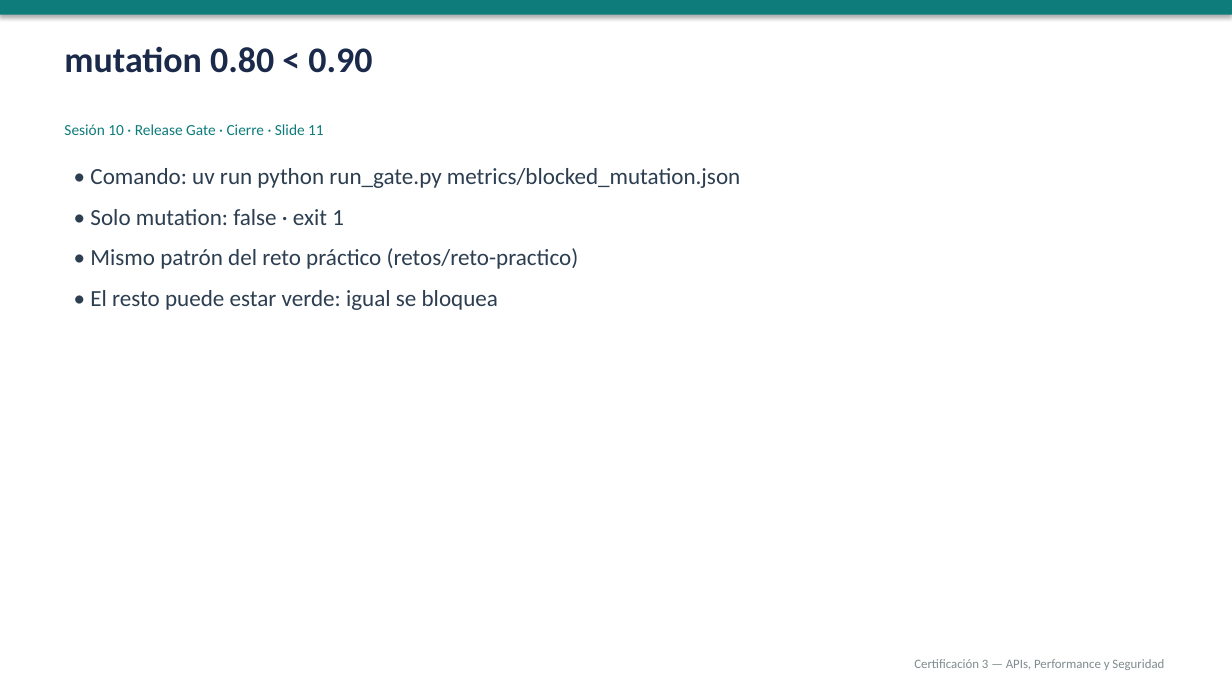
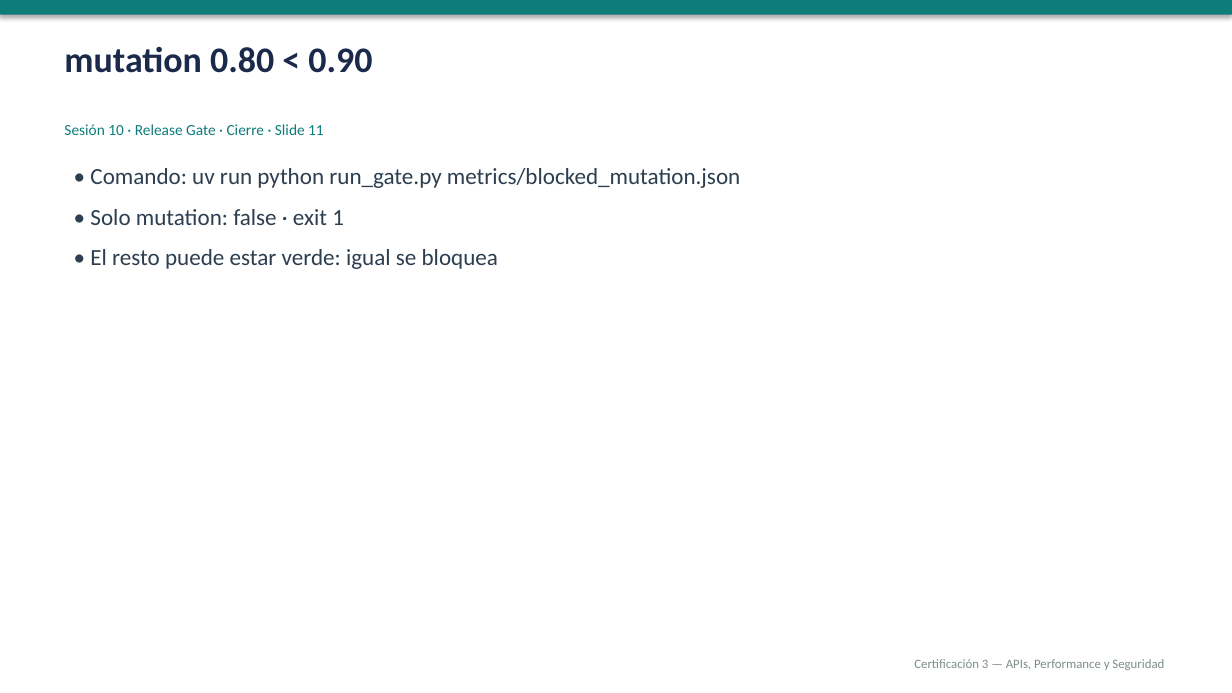
Before and after one commit to NelsonFlores1/Fork-curso_1, a slide deck: slide 14 of sesiones/sesion-10/sesion-10.pptx (slide 12 before the commit). Drawn at 1232x693 pixels with LibreOffice and Linux fonts; fonts in the diff are those of the drawing. Boxes give left, top, right and bottom in pixels: in the first picture for what was removed or moved away, otherwise in the second. Text is boxed around its words. In the diff, an @@ line names an element or a change of style, - is before the commit and + after.

```diff
--- a/sesiones/sesion-10/sesion-10.pptx
+++ b/sesiones/sesion-10/sesion-10.pptx
@@ text at [90,248,579,269]: paragraph removed @@
-• Mismo patrón del reto práctico (retos/reto-practico)
```
Also in this commit, not shown: 13 other slides changed, 4 slides added, 1 slide removed, 17 other files.
